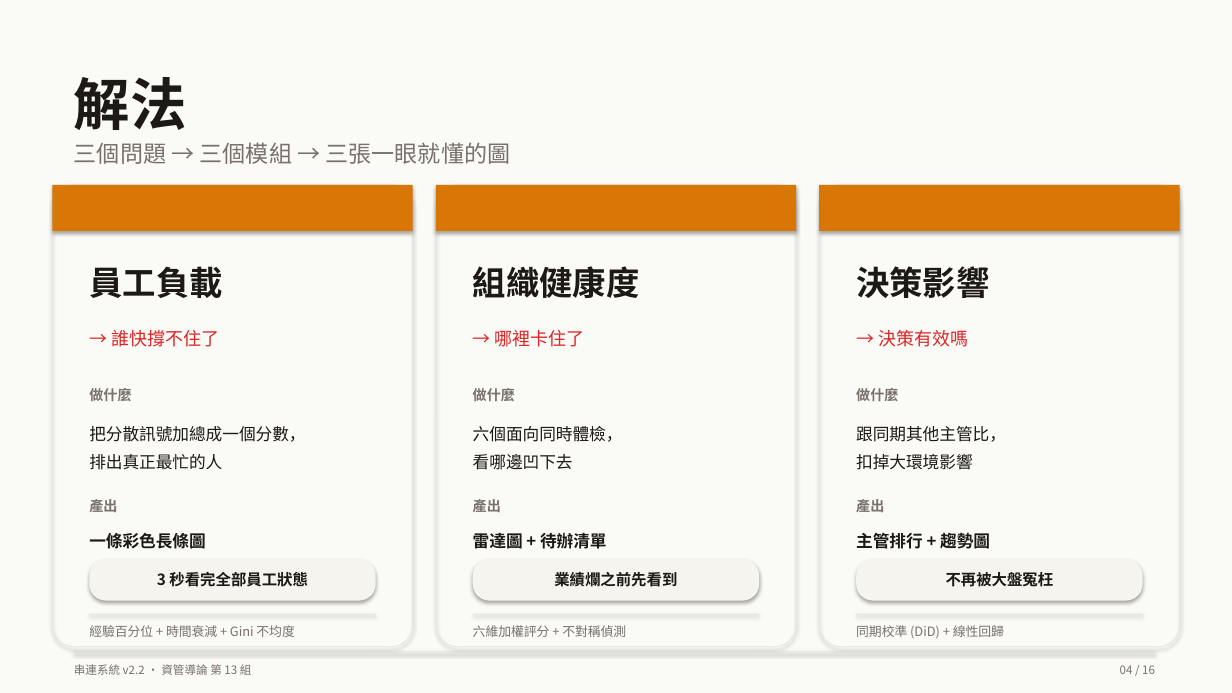
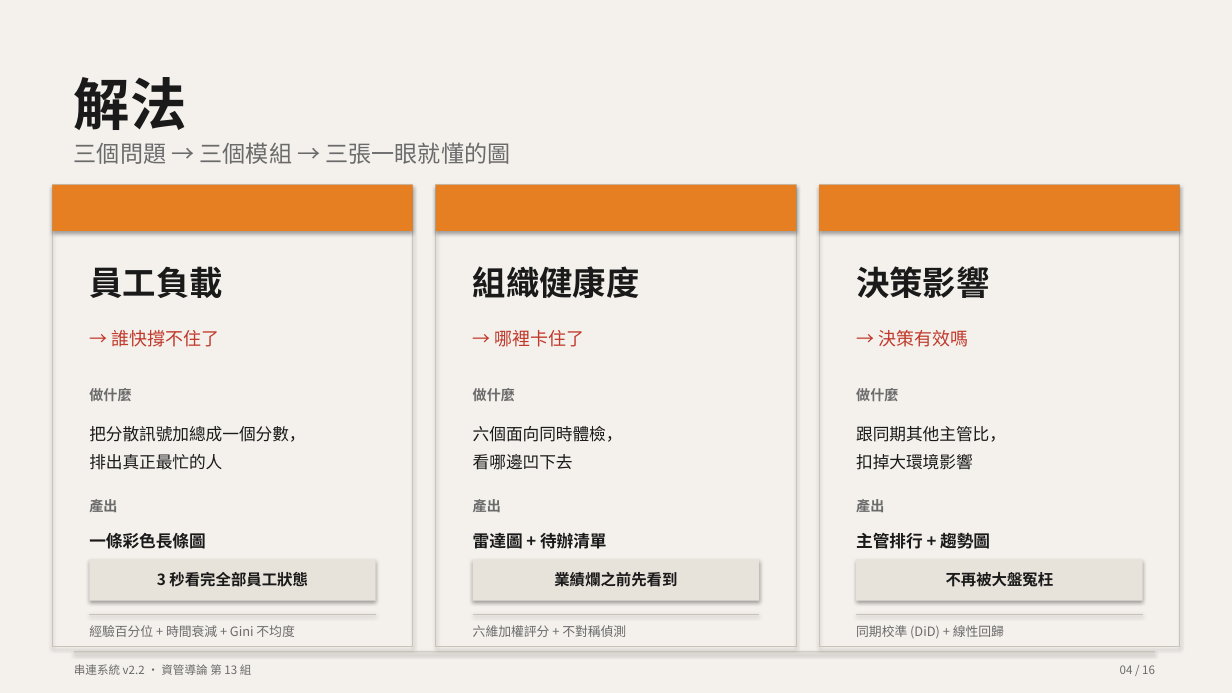
Before and after one commit to Peter2594/chuanlien-system-v2, a slide deck: slide 4 of docs/串連系統_簡報.pptx. Drawn at 1232x693 pixels with LibreOffice and Linux fonts; fonts in the diff are those of the drawing. Boxes give left, top, right and bottom in pixels: in the first picture for what was removed or moved away, otherwise in the second. Text is boxed around its words. In the diff, an @@ line names an element or a change of style, - is before the commit and + after.

Commit message:
docs(slides): 配色 + 排版改成工業風（水泥米底 + 磚橙 + 直角硬邊）
之前的 Notion 暖橘黃太柔，user 反映想要工業風。改：
- 背景 #F4F1ED 水泥米
- 主強調 #E67E22 磚橙（從橘黃改為更鏽蝕的工程橘）
- 內文色從暖棕黑改為碳灰 #1A1A1A
- 副文字改鋼鐵灰 #3D3D3D
- 細線改水泥灰 #C8C2B7
- 警示色改磚紅 #C0392B、成功色改軍綠 #4A6741

排版：
- 所有 ROUNDED_RECTANGLE → RECTANGLE（直角硬邊）
- add_card / add_pill / chip / bar 全部移除 corner adjustment
- 卡片現在是工程圖紙風格的方框

```diff
--- a/docs/串連系統_簡報.pptx
+++ b/docs/串連系統_簡報.pptx
@@ rectangle at (0, 0, 1232, 693): fill #FAFAF7 to #F4F1ED @@
@@ fill #D97706 to #E67E22 in 3 elements at (53, 185, 413, 231), (436, 185, 797, 231), (820, 185, 1180, 231) @@
@@ rounded rectangle to rectangle; outline #E7E5E0 0.75 pt to #C8C2B7 0.75 pt in 3 elements at (53, 185, 413, 647), (436, 185, 797, 647), (820, 185, 1180, 647) @@
@@ text colour #DC2626 to #C0392B in 3 elements at (111, 330, 219, 347), (495, 330, 585, 347), (878, 330, 968, 347) @@
@@ text colour #1C1917 to #1A1A1A in 3 elements at (89, 533, 206, 549), (473, 530, 607, 552), (856, 530, 990, 552) @@
@@ text colour #1C1917 to #1A1A1A; rounded rectangle to rectangle; fill #F5F4EE to #E8E3DA in 3 elements at (90, 559, 376, 601), (473, 559, 760, 601), (857, 559, 1143, 601) @@
@@ line (90, 615) - (376, 615): stroke #E7E5E0 0.75 pt to #C8C2B7 0.75 pt @@
@@ line (473, 615) - (760, 615): stroke #E7E5E0 0.75 pt to #C8C2B7 0.75 pt @@
@@ text colour #78716C to #6B6B6B in 4 elements at (74, 142, 511, 164), (89, 625, 294, 637), (473, 625, 626, 637), (856, 625, 1004, 639) @@
@@ line (857, 615) - (1143, 615): stroke #E7E5E0 0.75 pt to #C8C2B7 0.75 pt @@
@@ rectangle at (74, 652, 1155, 653): fill #E7E5E0 to #C8C2B7 @@
```
Also in this commit, not shown: 15 other slides changed, 1 other file.
